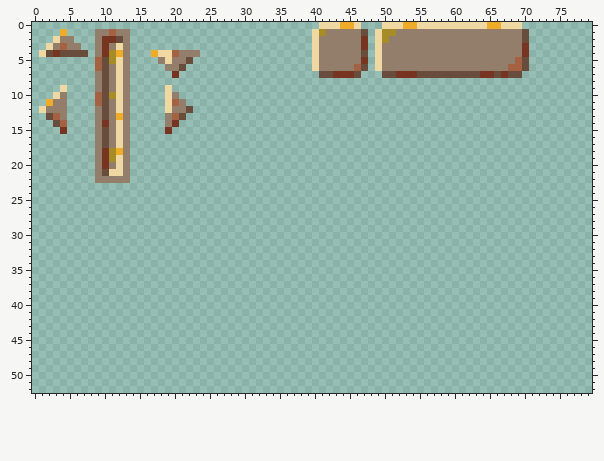
Pixel-art file -- Art/Details.aseprite. The first picture shows the starting point.
80x80 pixels, 1 frame. Shown: x 0..79, y 0..52.
New version:
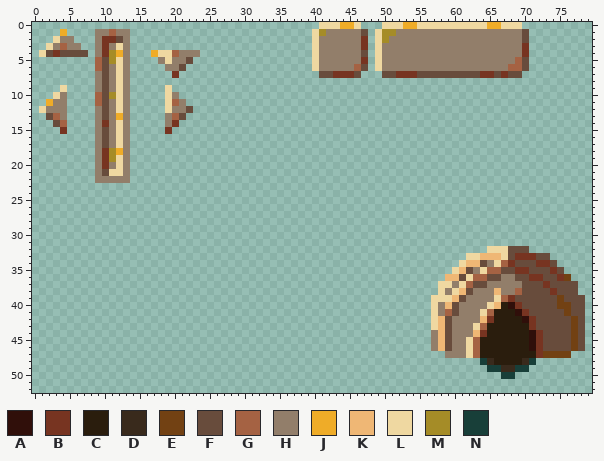
Palette (. is transparent): A #300f0a  B #773421  C #2a1d0d  D #392a1c  E #724113  F #684c3c  G #a56243  H #927e6a  J #efac28  K #efb775  L #efd8a1  M #a58c27  N #183f39
Diff:
y 32: x 65..70 ...... -> LLLFFF
y 33: x 62..73 ............ -> LLKKKLFBBBFF
y 34: x 61..74 .............. -> LKKFHLGBFFFBBF
y 35: x 60..75 ................ -> LKFHLGGFFBBFFFBF
y 36: x 59..76 .................. -> KKFLGGFFHHFFBBFFBE
y 37: x 58..77 .................... -> LLHLGFFHHHHHFFFBFFFF
y 38: x 58..77 .................... -> LHLKFHHHKHHGFFFFBFFF
y 39: x 57..78 ...................... -> LLLKFHHHHLGBFFFFFFEFFF
y 40: x 57..78 ...................... -> LHKFHHHHLKCABFFFFFEEFF
y 41: x 57..78 ...................... -> LHGFHHHLGCCCABFFFFFEFF
y 42: x 57..78 ...................... -> LKFHHHHKBCCCCABFFFFFEF
y 43: x 57..78 ...................... -> LKFHHHLGCCCCCCBFFFFFEF
y 44: x 57..78 ...................... -> HKFHHHKBCCCCCCABFFFFEF
y 45..46: x 57..78 ...................... -> HKFHHLGCCCCCCCABFFFFEF
y 47: x 59..76 .................. -> HHHLGCCCCCCCCBEEEE
y 48: x 64..71 ........ -> NDCCCCDN
y 49: x 65..70 ...... -> NNDDNN
y 50: x 67..68 .. -> NN
Pixel boxes of the changes (left, top, right, bottom) in both pictures:
added: (431, 246, 585, 379)
